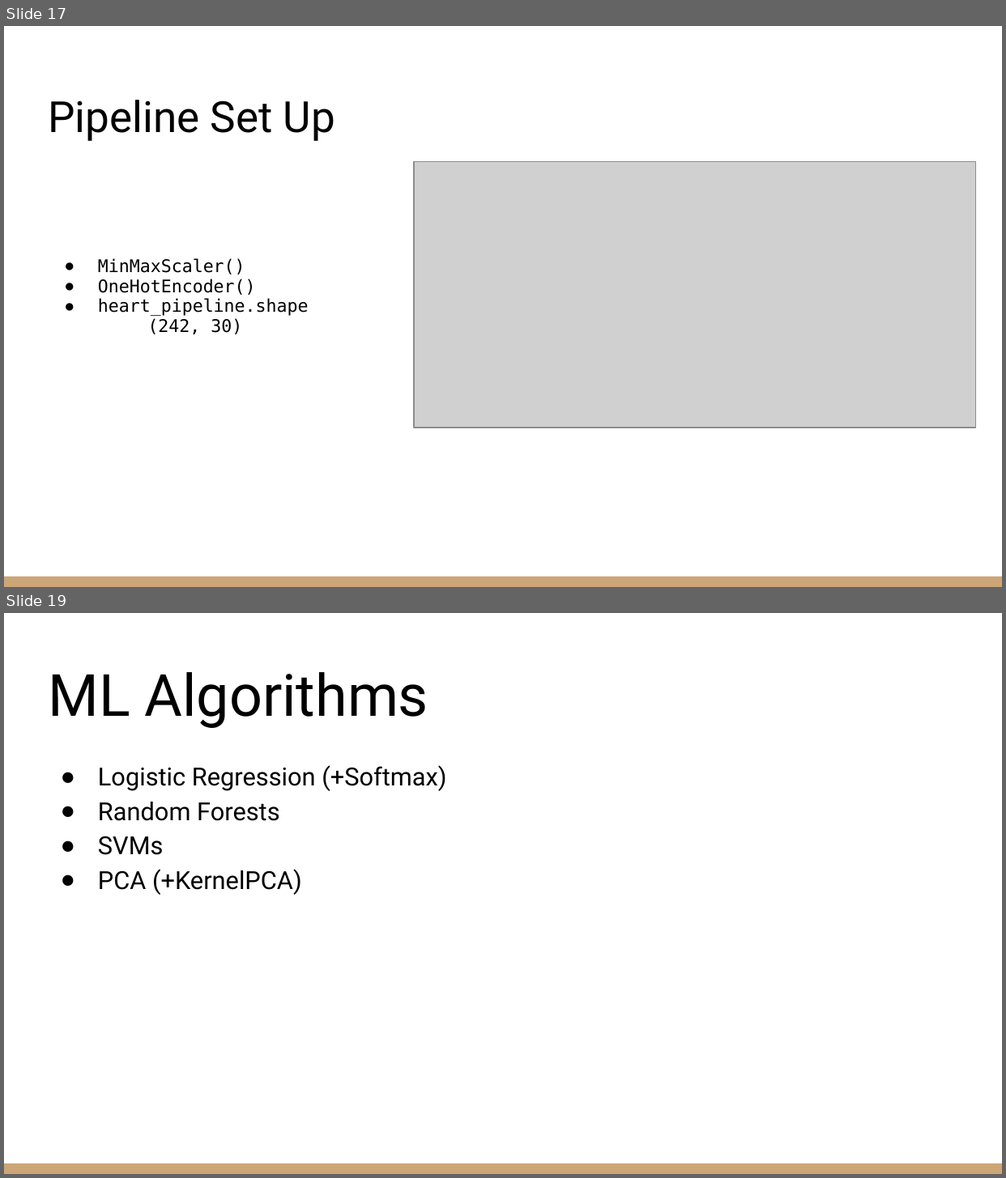
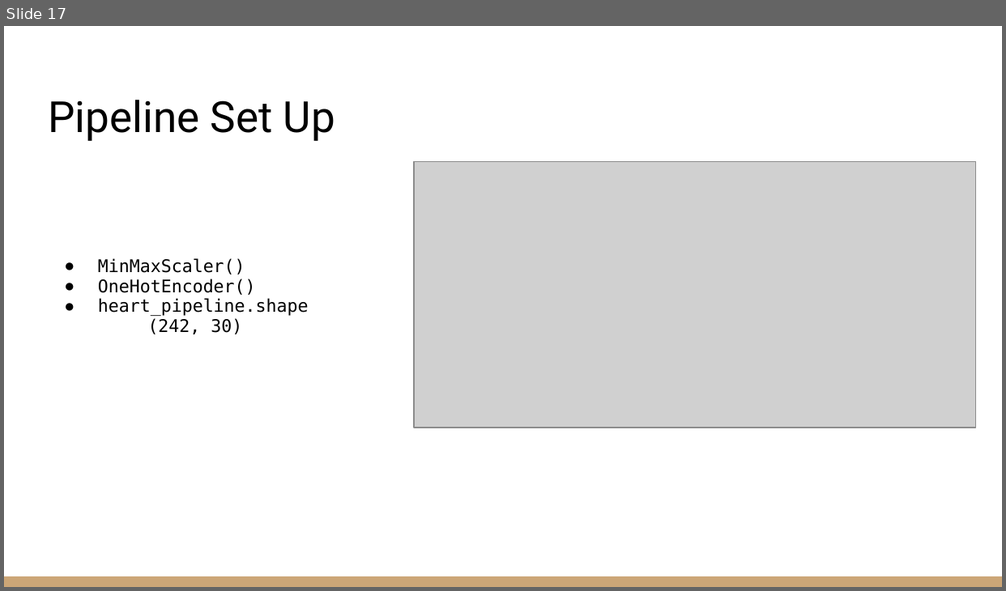
Before and after one commit to zachcarlson/HeartAttackPredictor, a slide deck: documents/DSCI 631 Final Project Presentation.pptx. Shown one above the other, each under a label of ours: slides 17 and 19 before the commit, slide 17 after it; the slides between them are not shown. The pictures are 1006x1178 and 1006x591 pixels, drawn with LibreOffice and Linux fonts; fonts in the diff are those of the drawing; grey boxes stand for pictures. Boxes give left, top, right and bottom in pixels: in the first picture for what was removed or moved away, otherwise in the second. Text is boxed around its words. In the diff, an @@ line names an element or a change of style, - is before the commit and + after.

```diff
--- a/documents/DSCI 631 Final Project Presentation.pptx
+++ b/documents/DSCI 631 Final Project Presentation.pptx
@@ slide 19 removed at <box>4,613,1002,1174</box>, background #FFFFFF; not listed: 1 template element that a slide beside it also shows @@
@@ title removed at <box>48,672,428,728</box> @@
-ML Algorithms
@@ text removed at <box>98,765,446,895</box> @@
-● Logistic Regression (+Softmax)
-● Random Forests
-● SVMs
-● PCA (+KernelPCA)
```
Also in this commit, not shown: 11 slides changed, 5 slides added, 1 other slide removed, 2 other files.
